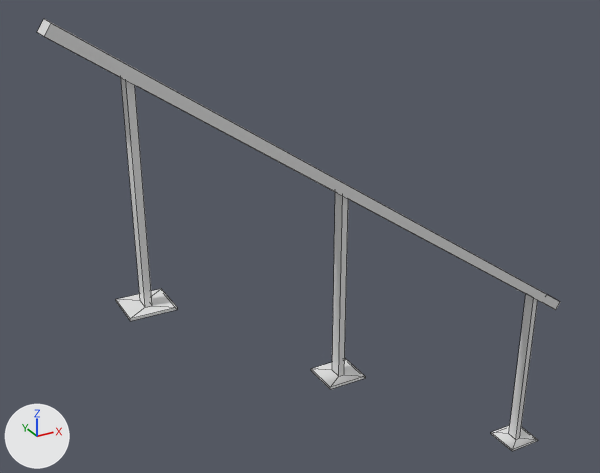
The FBX model PracaRooseveltMod/Assets/Models/PracaRoosevelt/SquareRailing.fbx, before and after one commit.
Rendered twice from a 50 mm lens placed at (6.19, 11.67, 2.97), pointed at (7.86, 14.7, 1.45). The lights are fixed; the arrows at lower left show +X, +Y and +Z. Mesh edges are drawn as thin lines. Where no turn or scale is listed for an object, it has been applied to the vertices.

In view in the first picture: 'SquareRailing'.
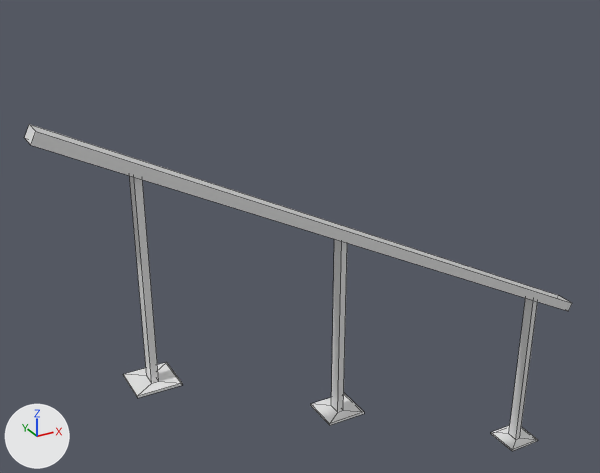
Boxes [x1, y1, x2, y2] around the edits, measured in the pictures (600 x 473 px; the box of a moved part takes in the faces that stretch with it):
'SquareRailing', reshaped (24% shorter)
    before: [37, 19, 560, 451]
    after: [24, 124, 572, 451]
part 1 of me_squarerailing, moved or reshaped
    before: [37, 19, 560, 310]
    after: [24, 124, 572, 311]
part 2 of me_squarerailing, moved or reshaped
    before: [311, 192, 365, 389]
    after: [311, 239, 364, 425]
part 3 of me_squarerailing, moved or reshaped
    before: [116, 78, 177, 321]
    after: [123, 176, 182, 398]

What the commit changed:
me_squarerailing has 56 vertices, 42 faces and spans x -2.46..0.07, y -0.09..0.09, z 0.0..2.52.
me_squarerailing is used by ob_squarerailing; location (9.245, 14.5, 0.0).
me_squarerailing part 1: the loose piece of 8 vertices spanning x -2.46..0.07, y -0.05..0.05, z 0.82..2.52 is scaled about its middle by (1.07, 1, 0.809), then moved by (0.0, 0.0, -0.19).
me_squarerailing part 2: the loose piece of 16 vertices spanning x -1.38..-1.19, y -0.09..0.09, z 0.8..1.72 is moved by (0.0, 0.0, -0.2).
me_squarerailing part 3: the loose piece of 16 vertices spanning x -2.28..-2.09, y -0.09..0.09, z 1.4..2.32 is moved by (0.0, 0.0, -0.35).
